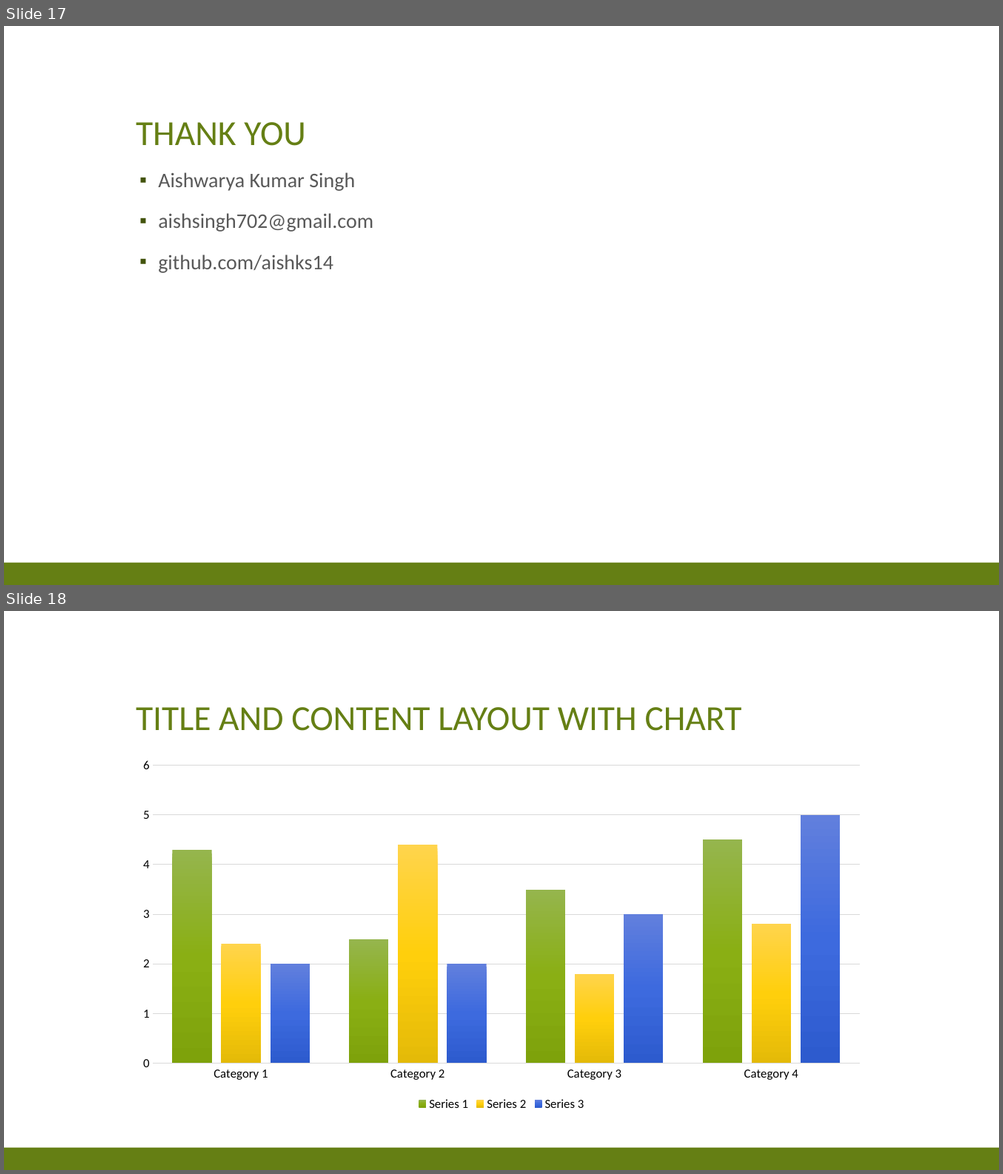
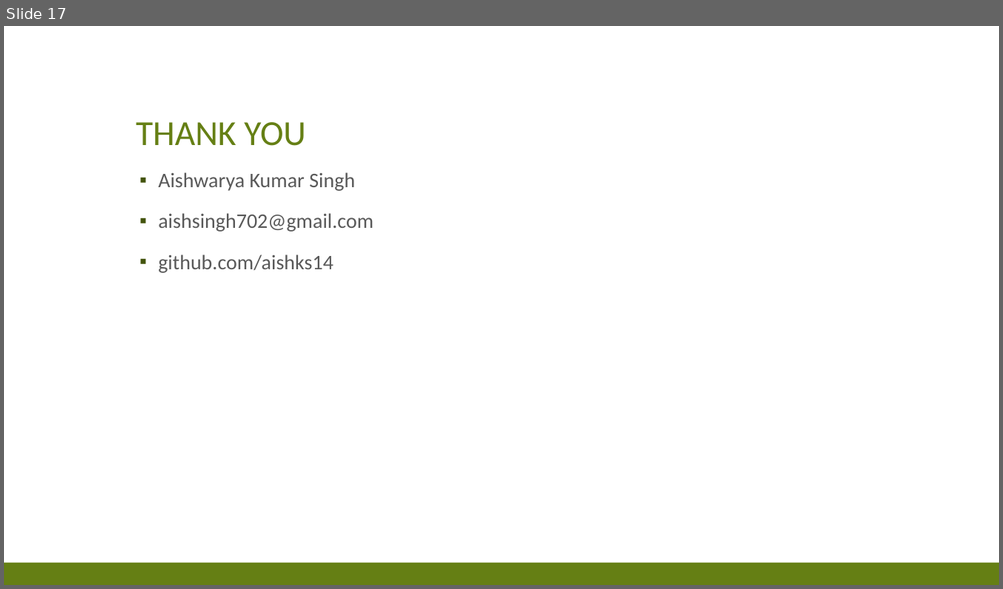
Before and after one commit to aishks14/pharma-trend-forecasting, a slide deck: assets/presentations/Rossmann Store Sales Forecasting Pipeline.pptx. Shown one above the other, each under a label of ours: slides 17 and 18 before the commit, slide 17 after it. The pictures are 1003x1174 and 1003x589 pixels, drawn with LibreOffice and Linux fonts; fonts in the diff are those of the drawing. Boxes give left, top, right and bottom in pixels: in the first picture for what was removed or moved away, otherwise in the second. Text is boxed around its words. In the diff, an @@ line names an element or a change of style, - is before the commit and + after.

```diff
--- a/assets/presentations/Rossmann Store Sales Forecasting Pipeline.pptx
+++ b/assets/presentations/Rossmann Store Sales Forecasting Pipeline.pptx
@@ slide 18 removed at box(4, 611, 999, 1170), background #FFFFFF; not listed: 1 template element that a slide beside it also shows @@
@@ title removed at box(136, 707, 742, 731) @@
-TITLE AND CONTENT LAYOUT WITH CHART
@@ column chart removed at box(128, 752, 875, 1116) @@
-categories: Category 1, Category 2, Category 3, Category 4
-Series 1: 4.3, 2.5, 3.5, 4.5
-Series 2: 2.4, 4.4, 1.8, 2.8
-Series 3: 2, 2, 3, 5
```
Also in this commit, not shown: 9 other slides removed.
